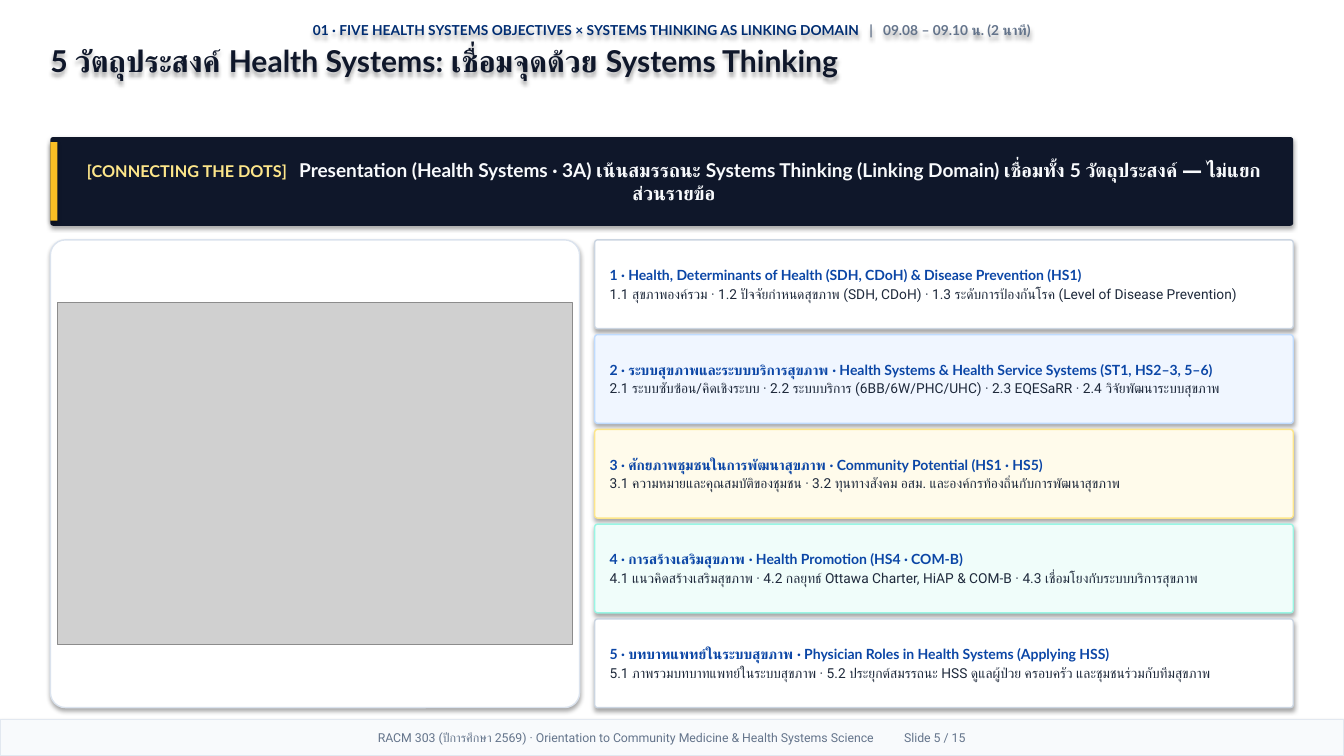
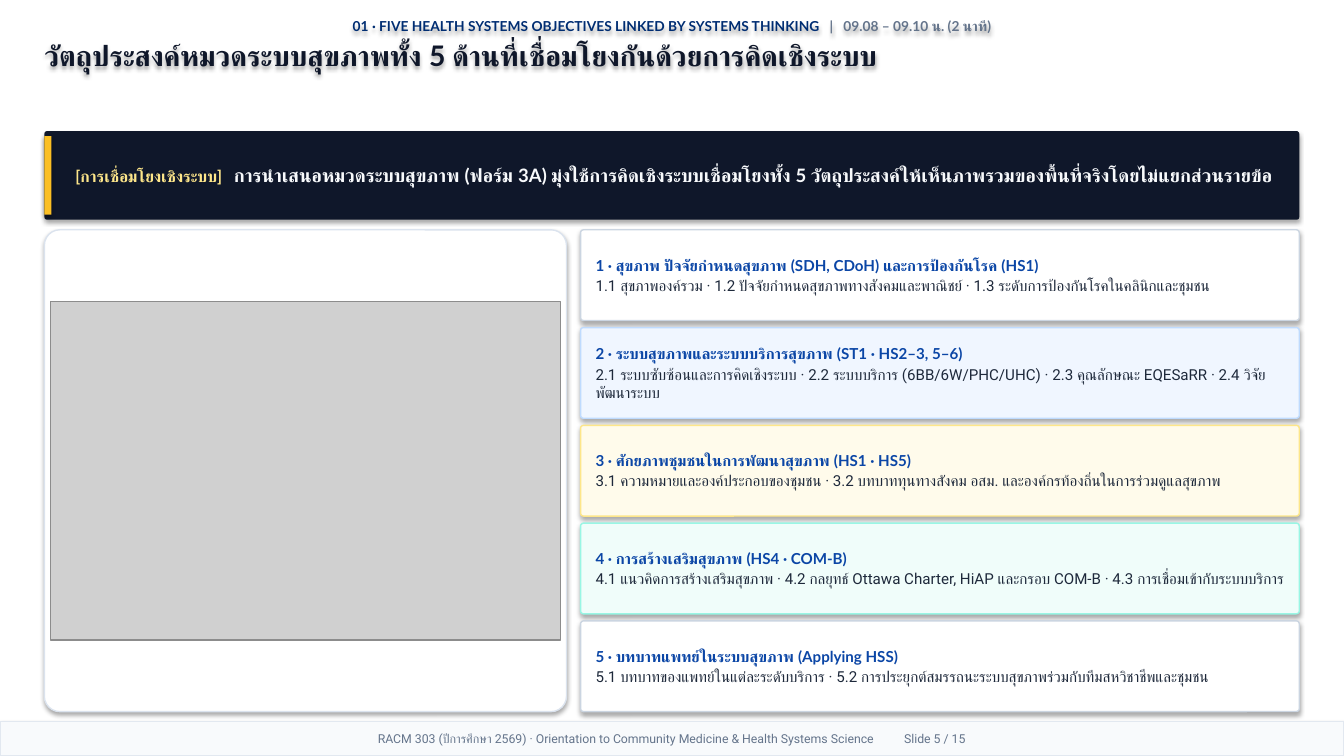
Before and after one commit to smartwoo/racm303-2569, a slide deck: slide 5 of exports/pptx/RACM303_2569_Orientation_Slides.pptx. Drawn at 1344x756 pixels with LibreOffice and Linux fonts; fonts in the diff are those of the drawing; grey boxes stand for pictures. Boxes give left, top, right and bottom in pixels: in the first picture for what was removed or moved away, otherwise in the second. Text is boxed around its words. In the diff, an @@ line names an element or a change of style, - is before the commit and + after.

```diff
--- a/exports/pptx/RACM303_2569_Orientation_Slides.pptx
+++ b/exports/pptx/RACM303_2569_Orientation_Slides.pptx
@@ text at <box>44,21,991,74</box>: text changed; text colour #002D72 to #0F172A @@
-01 · FIVE HEALTH SYSTEMS OBJECTIVES × SYSTEMS THINKING AS LINKING DOMAIN | 09.08 – 09.10 น. (2 นาที)
-5 วัตถุประสงค์ Health Systems: เชื่อมจุดด้วย Systems Thinking
+01 · FIVE HEALTH SYSTEMS OBJECTIVES LINKED BY SYSTEMS THINKING | 09.08 – 09.10 น. (2 นาที)
+วัตถุประสงค์หมวดระบบสุขภาพทั้ง 5 ด้านที่เชื่อมโยงกันด้วยการคิดเชิงระบบ
@@ rectangle: place and size @@
-rectangle at <box>50,142,57,221</box>
+rectangle at <box>44,136,51,215</box>
@@ rounded rectangle "[การเชื่อมโยงเชิงระบบ] การนำเสนอหมวดระบบสุขภาพ (ฟอร์ม 3A) มุ ...": place and size @@
-rounded rectangle "[การเชื่อมโยงเชิงระบบ] การนำเสนอหมวดระบบสุขภาพ (ฟอร์ม 3A) มุ ..." at <box>50,137,1294,226</box>
+rounded rectangle "[การเชื่อมโยงเชิงระบบ] การนำเสนอหมวดระบบสุขภาพ (ฟอร์ม 3A) มุ ..." at <box>44,131,1300,220</box>
@@ text in rounded rectangle at <box>75,167,1272,188</box>: text changed; size 13.6 to 13.2 pt @@
-[CONNECTING THE DOTS] Presentation (Health Systems · 3A) เน้นสมรรถนะ Systems Thinking (Linking Domain) เชื่อมทั้ง 5 วัตถุประสงค์ — ไม่แยกส่วนรายข้อ
+[การเชื่อมโยงเชิงระบบ] การนำเสนอหมวดระบบสุขภาพ (ฟอร์ม 3A) มุ่งใช้การคิดเชิงระบบเชื่อมโยงทั้ง 5 วัตถุประสงค์ให้เห็นภาพรวมของพื้นที่จริงโดยไม่แยกส่วนรายข้อ
@@ rounded rectangle: place and size @@
-rounded rectangle at <box>50,240,580,708</box>
+rounded rectangle at <box>44,230,567,712</box>
@@ rounded rectangle "1 · สุขภาพ ปัจจัยกำหนดสุขภาพ (SDH, ...": place and size @@
-rounded rectangle "1 · สุขภาพ ปัจจัยกำหนดสุขภาพ (SDH, ..." at <box>595,240,1294,329</box>
+rounded rectangle "1 · สุขภาพ ปัจจัยกำหนดสุขภาพ (SDH, ..." at <box>581,230,1300,321</box>
@@ text in rounded rectangle at <box>596,258,1210,296</box>: text changed; size 9.8 to 10.8 pt @@
-1 · Health, Determinants of Health (SDH, CDoH) & Disease Prevention (HS1)
-1.1 สุขภาพองค์รวม · 1.2 ปัจจัยกำหนดสุขภาพ (SDH, CDoH) · 1.3 ระดับการป้องกันโรค (Level of Disease Prevention)
+1 · สุขภาพ ปัจจัยกำหนดสุขภาพ (SDH, CDoH) และการป้องกันโรค (HS1)
+1.1 สุขภาพองค์รวม · 1.2 ปัจจัยกำหนดสุขภาพทางสังคมและพาณิชย์ · 1.3 ระดับการป้องกันโรคในคลินิกและชุมชน
@@ picture: place and size @@
-picture at <box>57,302,573,644</box>
+picture at <box>50,301,561,640</box>
@@ rounded rectangle "2 · ระบบสุขภาพและระบบบริการสุขภาพ (ST1 · ...": place and size @@
-rounded rectangle "2 · ระบบสุขภาพและระบบบริการสุขภาพ (ST1 · ..." at <box>595,335,1294,423</box>
+rounded rectangle "2 · ระบบสุขภาพและระบบบริการสุขภาพ (ST1 · ..." at <box>581,328,1300,418</box>
@@ text in rounded rectangle at <box>596,347,1266,398</box>: text changed; size 9.8 to 10.8 pt @@
-2 · ระบบสุขภาพและระบบบริการสุขภาพ · Health Systems & Health Service Systems (ST1, HS2–3, 5–6)
-2.1 ระบบซับซ้อน/คิดเชิงระบบ · 2.2 ระบบบริการ (6BB/6W/PHC/UHC) · 2.3 EQESaRR · 2.4 วิจัยพัฒนาระบบสุขภาพ
+2 · ระบบสุขภาพและระบบบริการสุขภาพ (ST1 · HS2–3, 5–6)
+2.1 ระบบซับซ้อนและการคิดเชิงระบบ · 2.2 ระบบบริการ (6BB/6W/PHC/UHC) · 2.3 คุณลักษณะ EQESaRR · 2.4 วิจัยพัฒนาระบบ
@@ rounded rectangle "3 · ศักยภาพชุมชนในการพัฒนาสุขภาพ (HS1 · ...": place and size @@
-rounded rectangle "3 · ศักยภาพชุมชนในการพัฒนาสุขภาพ (HS1 · ..." at <box>595,430,1294,518</box>
+rounded rectangle "3 · ศักยภาพชุมชนในการพัฒนาสุขภาพ (HS1 · ..." at <box>581,425,1300,516</box>
@@ text in rounded rectangle at <box>596,454,1220,491</box>: text changed; size 9.8 to 10.8 pt @@
-3 · ศักยภาพชุมชนในการพัฒนาสุขภาพ · Community Potential (HS1 · HS5)
-3.1 ความหมายและคุณสมบัติของชุมชน · 3.2 ทุนทางสังคม อสม. และองค์กรท้องถิ่นกับการพัฒนาสุขภาพ
+3 · ศักยภาพชุมชนในการพัฒนาสุขภาพ (HS1 · HS5)
+3.1 ความหมายและองค์ประกอบของชุมชน · 3.2 บทบาททุนทางสังคม อสม. และองค์กรท้องถิ่นในการร่วมดูแลสุขภาพ
@@ rounded rectangle "4 · การสร้างเสริมสุขภาพ (HS4 · ...": place and size @@
-rounded rectangle "4 · การสร้างเสริมสุขภาพ (HS4 · ..." at <box>595,524,1294,613</box>
+rounded rectangle "4 · การสร้างเสริมสุขภาพ (HS4 · ..." at <box>581,523,1300,614</box>
@@ text in rounded rectangle at <box>596,552,1284,589</box>: text changed; size 9.8 to 10.8 pt @@
-4 · การสร้างเสริมสุขภาพ · Health Promotion (HS4 · COM-B)
-4.1 แนวคิดสร้างเสริมสุขภาพ · 4.2 กลยุทธ์ Ottawa Charter, HiAP & COM-B · 4.3 เชื่อมโยงกับระบบบริการสุขภาพ
+4 · การสร้างเสริมสุขภาพ (HS4 · COM-B)
+4.1 แนวคิดการสร้างเสริมสุขภาพ · 4.2 กลยุทธ์ Ottawa Charter, HiAP และกรอบ COM-B · 4.3 การเชื่อมเข้ากับระบบบริการ
@@ rounded rectangle "5 · บทบาทแพทย์ในระบบสุขภาพ (Applying HSS)": place and size @@
-rounded rectangle "5 · บทบาทแพทย์ในระบบสุขภาพ (Applying HSS)" at <box>595,619,1294,708</box>
+rounded rectangle "5 · บทบาทแพทย์ในระบบสุขภาพ (Applying HSS)" at <box>581,621,1300,712</box>
@@ text in rounded rectangle at <box>596,650,1208,687</box>: text changed; size 9.8 to 10.8 pt @@
-5 · บทบาทแพทย์ในระบบสุขภาพ · Physician Roles in Health Systems (Applying HSS)
-5.1 ภาพรวมบทบาทแพทย์ในระบบสุขภาพ · 5.2 ประยุกต์สมรรถนะ HSS ดูแลผู้ป่วย ครอบครัว และชุมชนร่วมกับทีมสุขภาพ
+5 · บทบาทแพทย์ในระบบสุขภาพ (Applying HSS)
+5.1 บทบาทของแพทย์ในแต่ละระดับบริการ · 5.2 การประยุกต์สมรรถนะระบบสุขภาพร่วมกับทีมสหวิชาชีพและชุมชน
```
Also in this commit, not shown: 13 other slides changed, 1 slide added, 1 slide removed, 5 other files.
